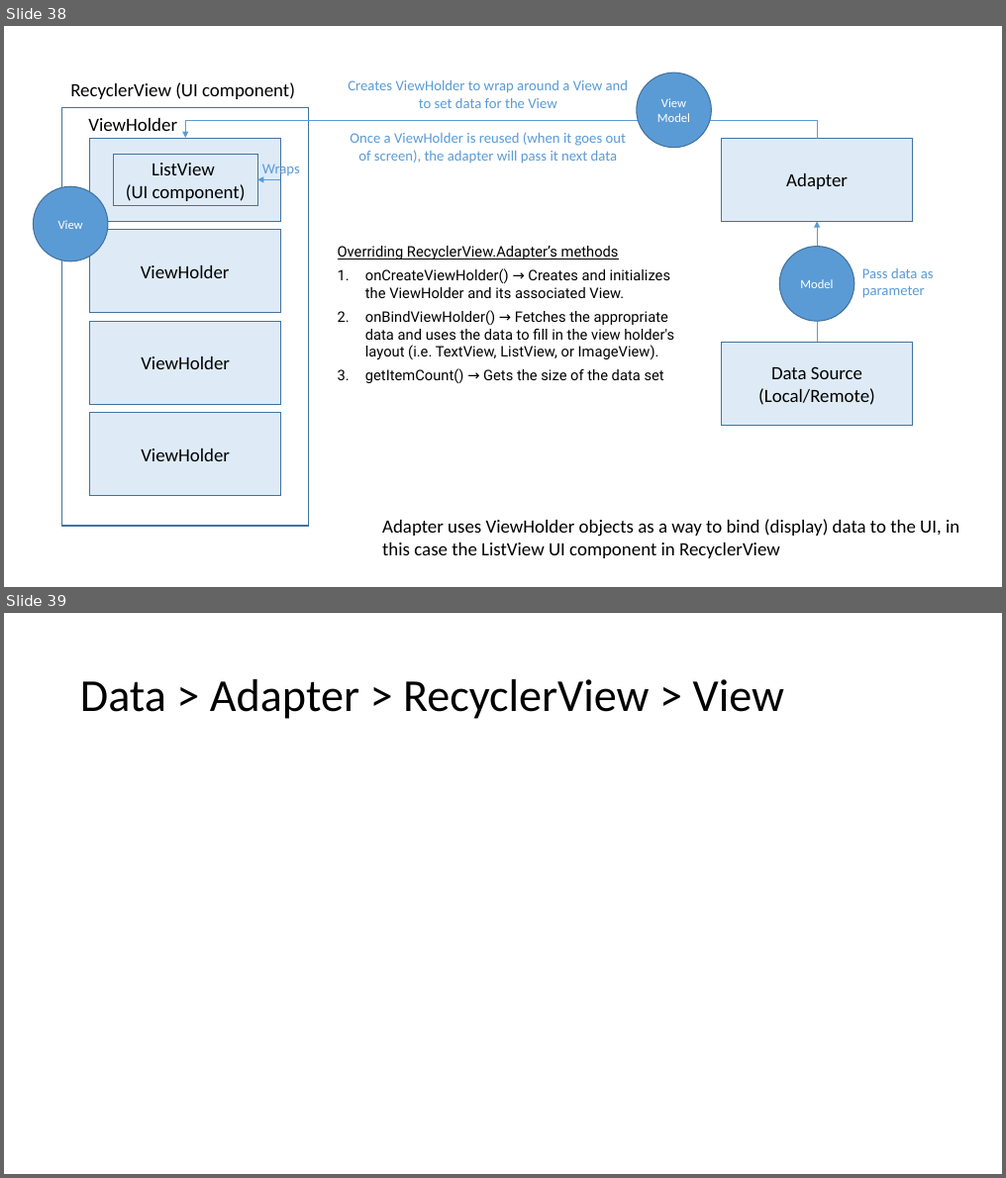
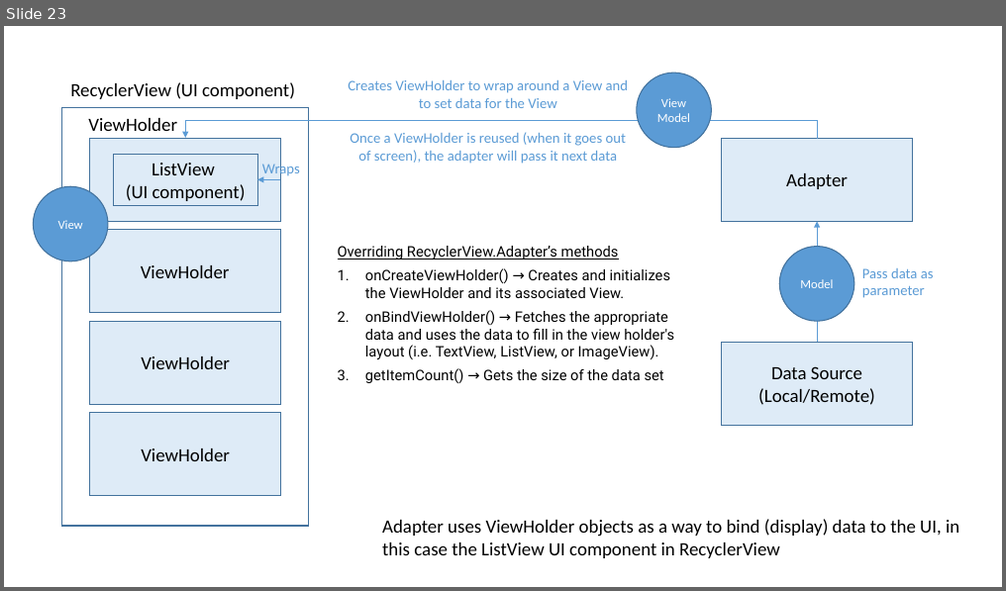
Before and after one commit to joellecorliss/Associate-Android-Developer, a slide deck: Android Basics in Kotlin.pptx. Shown one above the other, each under a label of ours: slides 38 and 39 before the commit, slide 23 after it. The pictures are 1006x1178 and 1006x591 pixels, drawn with LibreOffice and Linux fonts; fonts in the diff are those of the drawing. Boxes give left, top, right and bottom in pixels: in the first picture for what was removed or moved away, otherwise in the second. Text is boxed around its words. In the diff, an @@ line names an element or a change of style, - is before the commit and + after.

```diff
--- a/Android Basics in Kotlin.pptx
+++ b/Android Basics in Kotlin.pptx
@@ slide 39 removed at (x1=4, y1=613, x2=1002, y2=1174), background #FFFFFF @@
@@ title removed at (x1=80, y1=679, x2=785, y2=719) @@
-Data > Adapter > RecyclerView > View
@@ what was slide 38 is now slide 23 @@
```
Also in this commit, not shown: 2 slides changed, 7 slides added.
